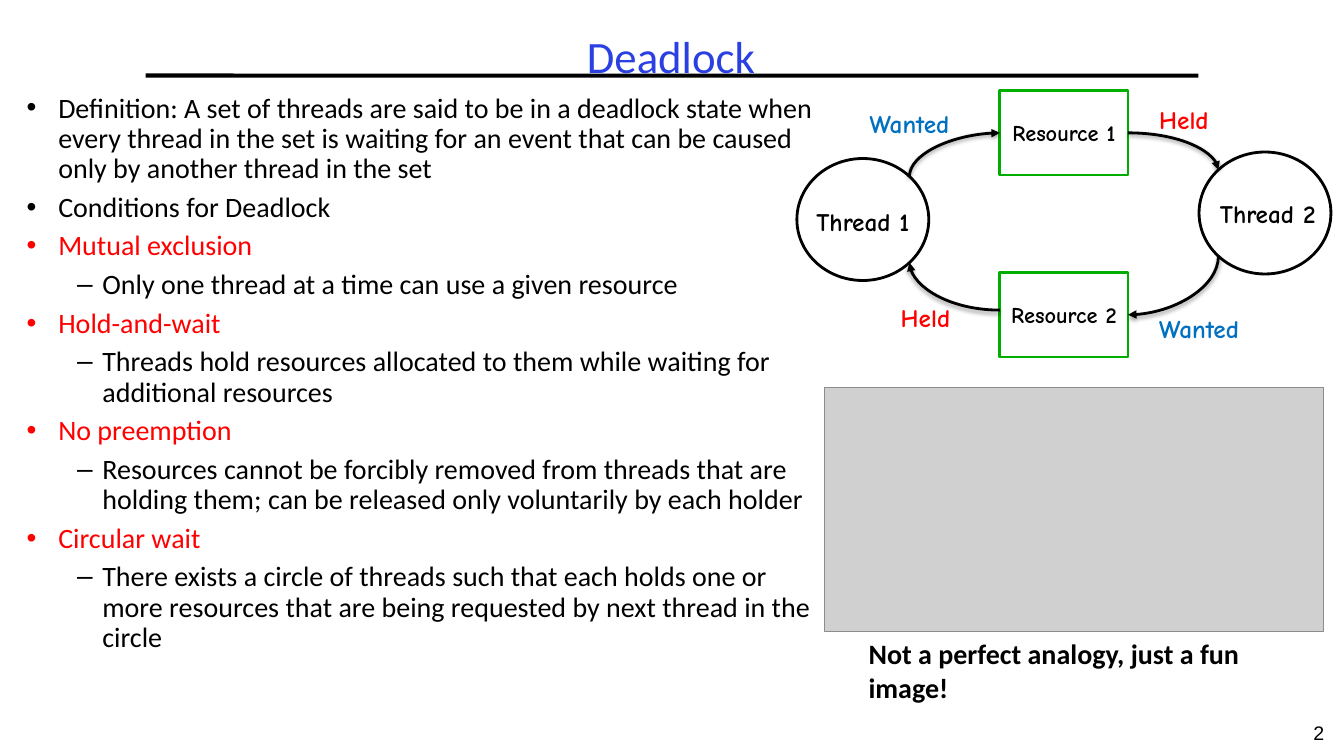
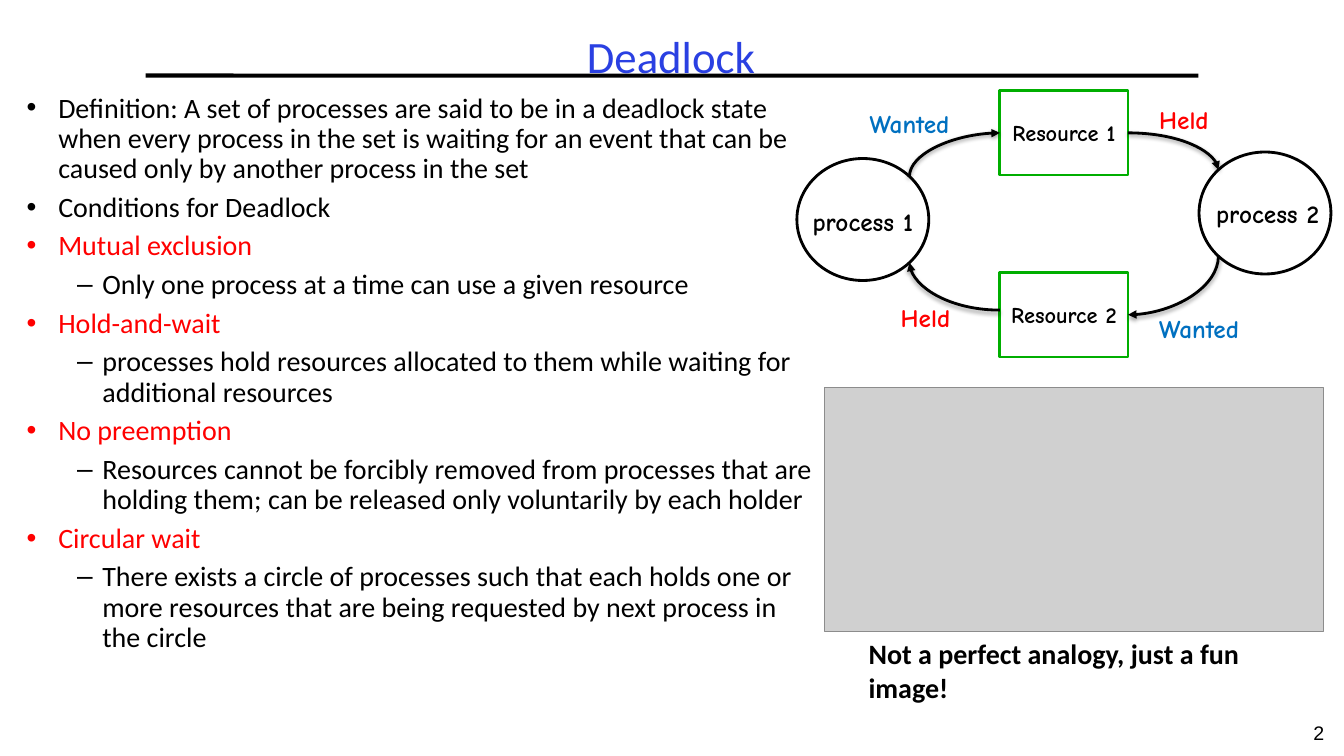
Before and after one commit to guhofstra/CSC256Fa25, a slide deck: slide 2 of PPTs/L4-Deadlocks.pptx. Drawn at 1344x756 pixels with LibreOffice and Linux fonts; fonts in the diff are those of the drawing; grey boxes stand for pictures. Boxes give left, top, right and bottom in pixels: in the first picture for what was removed or moved away, otherwise in the second. Text is boxed around its words. In the diff, an @@ line names an element or a change of style, - is before the commit and + after.

```diff
--- a/PPTs/L4-Deadlocks.pptx
+++ b/PPTs/L4-Deadlocks.pptx
@@ text at [58,98,787,183]: text changed @@
-• Definition: A set of threads are said to be in a deadlock state when every thread in the set is waiting for an event that can be caused only by another thread in the set
+• Definition: A set of processes are said to be in a deadlock state when every process in the set is waiting for an event that can be caused only by another process in the set
@@ text at [1216,206,1320,228]: text changed @@
-Thread 2
+process 2
@@ text at [813,214,913,236]: text changed @@
-Thread 1
+process 1
@@ text at [102,274,689,299]: text changed @@
-  – Only one thread at a time can use a given resource
+  – Only one process at a time can use a given resource
@@ text at [102,351,791,403]: text changed @@
-  – Threads hold resources allocated to them while waiting for additional resources
+  – processes hold resources allocated to them while waiting for additional resources
@@ text at [102,459,812,514]: text changed @@
-  – Resources cannot be forcibly removed from threads that are holding them; can be released only voluntarily by each holder
+  – Resources cannot be forcibly removed from processes that are holding them; can be released only voluntarily by each holder
@@ text at [102,566,792,648]: text changed @@
-  – There exists a circle of threads such that each holds one or more resources that are being requested by next thread in the circle
+  – There exists a circle of processes such that each holds one or more resources that are being requested by next process in the circle
```
Also in this commit, not shown: 34 other slides changed, 1 slide added, 10 slides removed, 10 other files.
